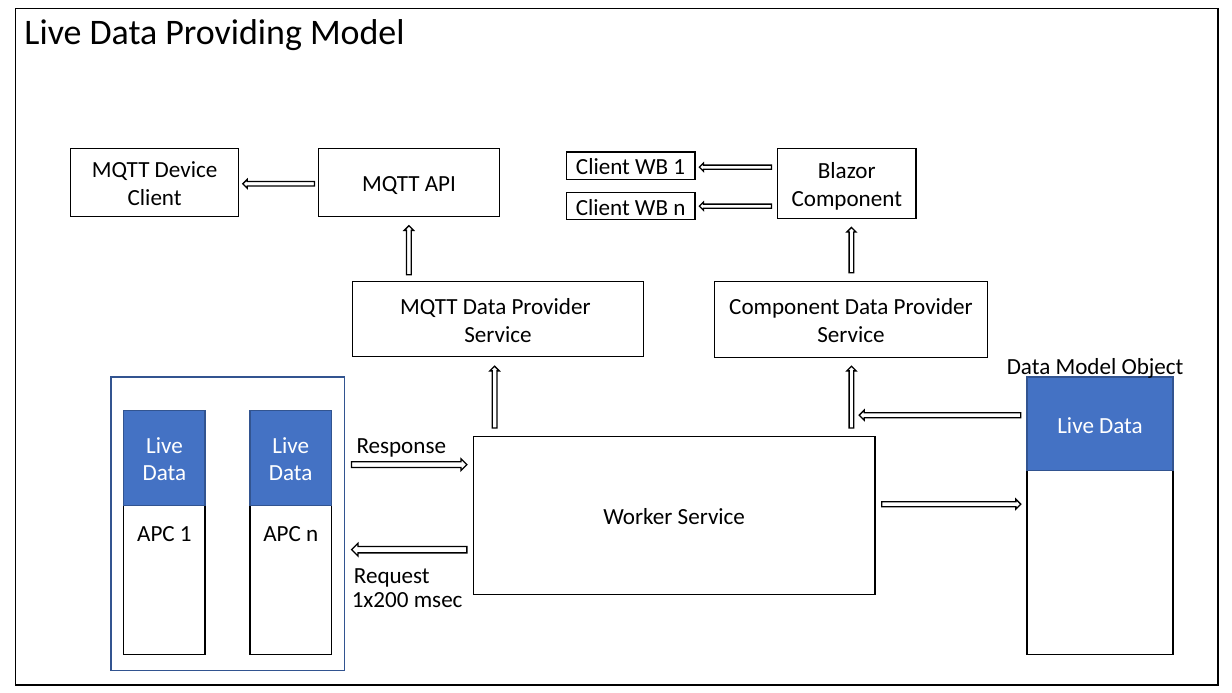
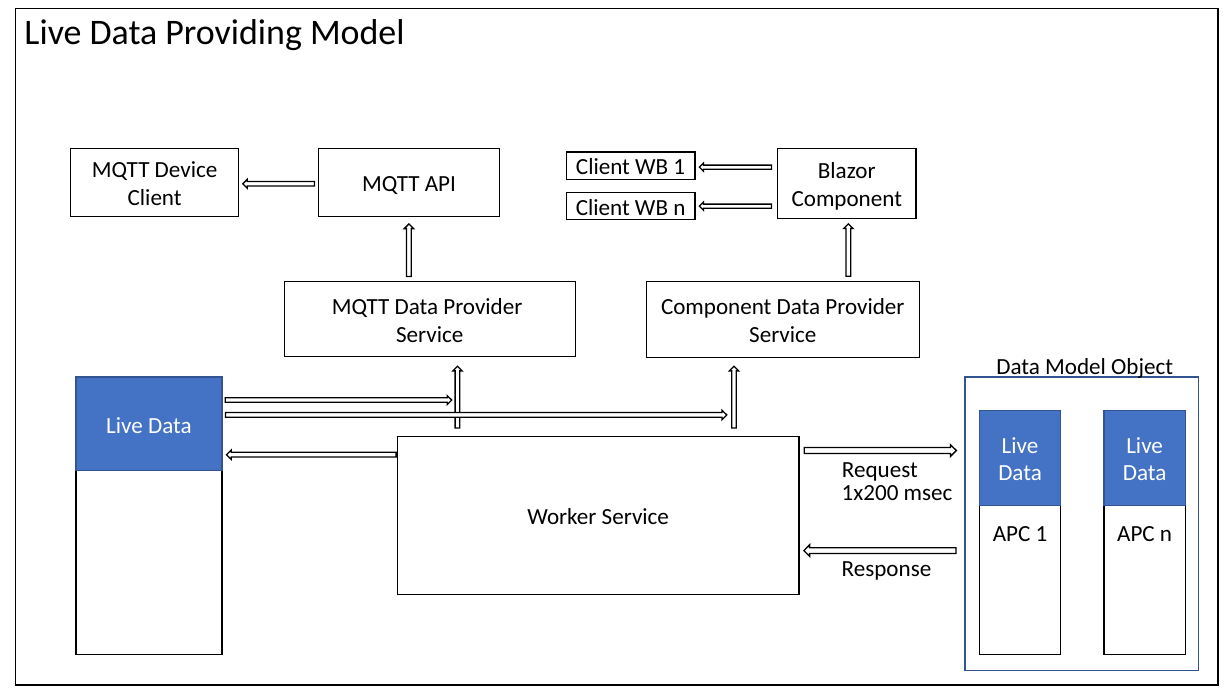
Before and after one commit to olazarev-iht/MyIHTProject, a slide deck: slide 1 of Presentation1.pptx (slide 2 before the commit). Drawn at 1232x693 pixels with LibreOffice and Linux fonts; fonts in the diff are those of the drawing. Boxes give left, top, right and bottom in pixels: in the first picture for what was removed or moved away, otherwise in the second. Text is boxed around its words. In the diff, an @@ line names an element or a change of style, - is before the commit and + after.

```diff
--- a/Presentation1.pptx
+++ b/Presentation1.pptx
@@ up arrow: place and size @@
-up arrow at (848,227,857,273)
+up arrow at (844,224,853,276)
@@ rectangle "MQTT Data Provider": place and size @@
-rectangle "MQTT Data Provider" at (353,282,644,358)
+rectangle "MQTT Data Provider" at (285,282,576,358)
@@ rectangle "Component Data Provider": place and size @@
-rectangle "Component Data Provider" at (714,282,987,358)
+rectangle "Component Data Provider" at (647,282,920,358)
@@ text "Data Model Object": place and size @@
-text "Data Model Object" at (1007,358,1184,380)
+text "Data Model Object" at (996,358,1173,378)
@@ rectangle "Live Data": place and size @@
-rectangle "Live Data" at (1028,377,1174,470)
+rectangle "Live Data" at (76,377,222,470)
@@ rectangle: place and size @@
-rectangle at (1028,377,1174,655)
+rectangle at (76,377,222,655)
@@ up arrow: place and size @@
-up arrow at (490,366,499,428)
+up arrow at (453,366,462,428)
@@ up arrow: place and size @@
-up arrow at (848,366,857,428)
+up arrow at (729,366,738,428)
@@ 5 rectangles: place and size @@
-5 rectangles at (111,377,345,671)
+5 rectangles at (965,377,1199,671)
@@ right arrow: place and size @@
-right arrow at (882,499,1020,509)
+right arrow at (226,396,452,405)
@@ right arrow: place and size @@
-right arrow at (352,459,468,471)
+right arrow at (226,410,727,420)
@@ rectangle "Worker Service": place and size @@
-rectangle "Worker Service" at (474,437,876,595)
+rectangle "Worker Service" at (397,437,799,595)
@@ right arrow added at (805,445,958,457), fill #FFFFFF, outline #000000 1 pt @@
@@ left arrow: place and size @@
-left arrow at (860,410,1021,421)
+left arrow at (226,450,396,459)
@@ text "Request": place and size @@
-text "Request" at (354,568,430,587)
+text "Request" at (842,462,918,481)
@@ text "1x200 msec" rewrapped from (352,592,463,607) to (842,480,953,500) @@
@@ left arrow: place and size @@
-left arrow at (352,543,468,556)
+left arrow at (804,545,957,557)
@@ text "Response": place and size @@
-text "Response" at (357,438,447,457)
+text "Response" at (842,561,932,580)
```
Also in this commit, not shown: 1 slide added, 1 slide removed, 7 other files.
